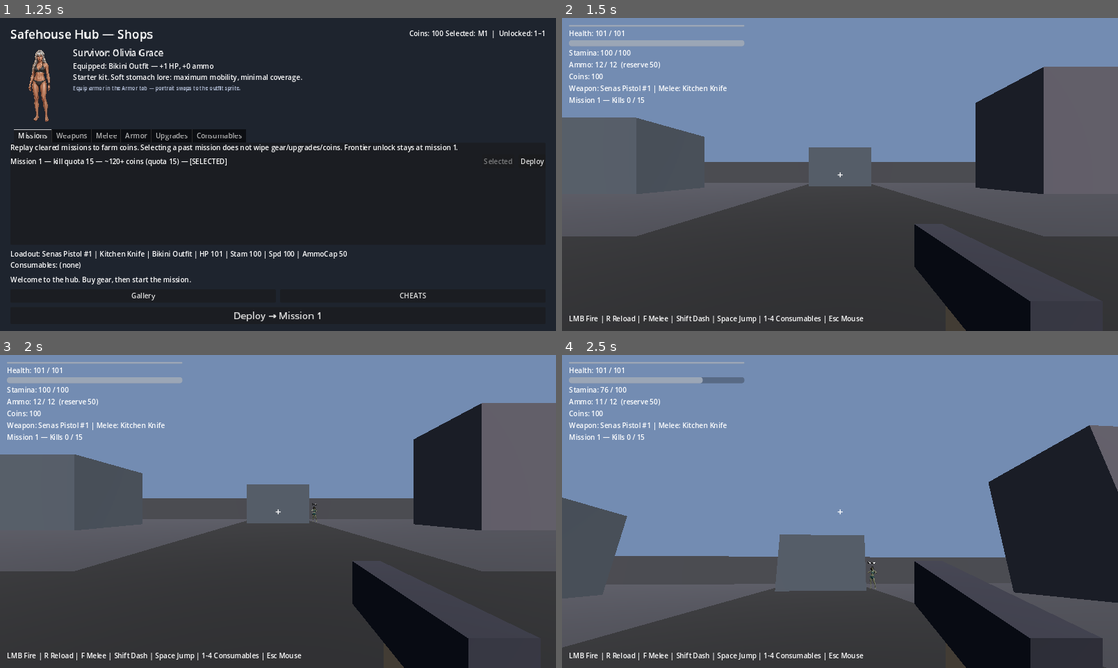
Above: before the commit, frames 1-4 (two rows, left to right).
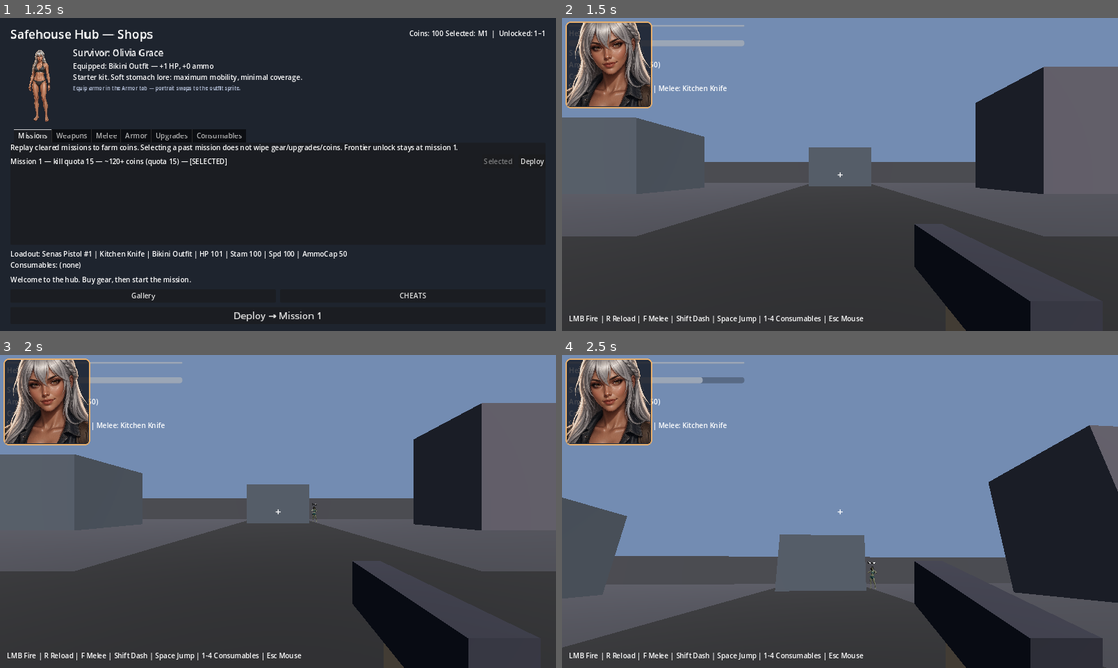
Above: after the commit, the same moments.

Repository: grey142/tickle-outbreak
Game: Godot game, scene res://scenes/main/MainMenu.tscn
Same seed, same stepped clock (60 frames per second), same inputs: the game is played once before the commit and once after it.
Inputs (mouse positions are in pixels of both pictures, inside the frame that each line leads up to):
- Up to frame 1 (1.25 s): click "New Run → Hub" at 0.5 s
- Up to frame 2 (1.5 s): click "Deploy → Mission 1" at 1.25 s
- Up to frame 3 (2 s): no input
- Up to frame 4 (2.5 s): tap Enter at 2 s; move the mouse to (867, 511) at 2.02 s; hold W (move_forward) from 2.03 s (still down); tap Shift (dash) at 2.1 s; click (867, 511) at 2.17 s; tap Space (jump) at 2.27 s

Frame 1 is identical in both runs. In frame 2, 4.3% of the frame differs, in the area x 0-17%, y 1-29%; in frame 3, 4.3%; in frame 4, 4.3%.

Commit message:
Show calm Olivia face when no active ticklers
Keep the top-left face panel visible from mission start with
face_calm.png at 0 ticklers; retain 1–5 / tired variants. Re-export Web.

Diff:
--- a/data/faces.json
+++ b/data/faces.json
@@ -1,6 +1,7 @@
 {
   "panel_size": 200,
-  "description": "Olivia Grace tickle face reactions. Index N = clamp(active_ticklers, 1, 5). Use *_tired when stamina <= 0.",
+  "description": "Olivia Grace tickle face reactions. Index 0 = calm (no active ticklers). Index N = clamp(active_ticklers, 1, 5). Use *_tired when stamina <= 0.",
+  "calm": "res://assets/survivor/faces/face_calm.png",
   "faces": {
     "1": "res://assets/survivor/faces/face_1.png",
     "2": "res://assets/survivor/faces/face_2.png",
--- a/scripts/ui/TickleCinematic.gd
+++ b/scripts/ui/TickleCinematic.gd
@@ -7,7 +7,9 @@
 
 const PANEL_SIZE := 200.0
 const MAX_FACE := 5
+const CALM_PATH := "res://assets/survivor/faces/face_calm.png"
 
+var _calm_tex: Texture2D
 var _face_tex: Array[Texture2D] = []
 var _tired_tex: Array[Texture2D] = []
 var _last_count: int = -1
@@ -16,10 +18,12 @@
 func _ready() -> void:
 	_load_faces()
 	_ensure_layout()
-	panel.visible = false
 	EventBus.active_ticklers_changed.connect(_on_ticklers)
+	# Visible from mission start with calm face (0 active ticklers).
+	_show_calm()
 
 func _load_faces() -> void:
+	_calm_tex = load(CALM_PATH) as Texture2D
 	_face_tex.clear()
 	_tired_tex.clear()
 	for i in range(1, MAX_FACE + 1):
@@ -59,11 +63,21 @@
 		face.size_flags_horizontal = Control.SIZE_EXPAND_FILL
 		face.size_flags_vertical = Control.SIZE_EXPAND_FILL
 
+func _show_calm() -> void:
+	_last_count = 0
+	_last_tired = false
+	if _calm_tex == null:
+		panel.visible = false
+		return
+	face.texture = _calm_tex
+	panel.modulate = Color(1, 1, 1, 0.92)
+	panel.visible = true
+
 func _on_ticklers(count: int, stamina_depleted: bool = false) -> void:
 	if count <= 0:
-		panel.visible = false
-		_last_count = 0
-		_last_tired = stamina_depleted
+		if _last_count == 0 and panel.visible and face.texture == _calm_tex:
+			return
+		_show_calm()
 		return
 	var n := clampi(count, 1, MAX_FACE)
 	var tired := stamina_depleted
@@ -77,7 +91,7 @@
 	elif n - 1 < _face_tex.size():
 		tex = _face_tex[n - 1]
 	if tex == null:
-		panel.visible = false
+		_show_calm()
 		return
 	face.texture = tex
 	panel.visible = true
Binary file added: assets/survivor/faces/face_calm.png
Not shown, added: assets/survivor/faces/face_calm.png.import
Not shown, changed: DESIGN.md
Not shown, changed: README.md
Not shown, changed: docs/index.html
Not shown, changed: docs/index.pck
